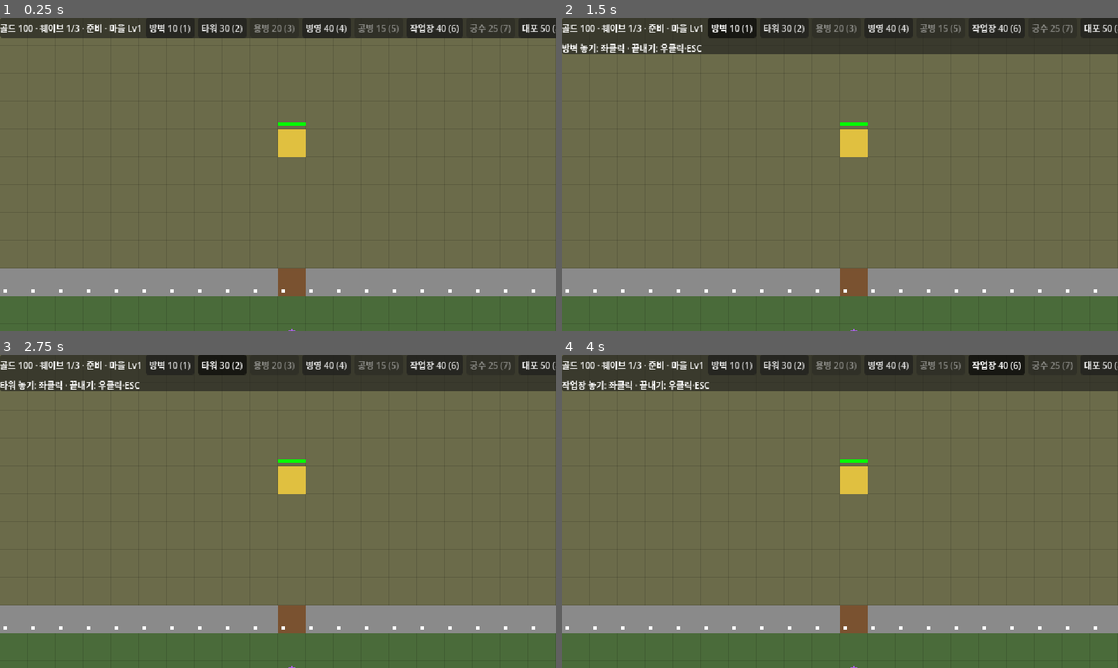
Above: before the commit, frames 1-4 (two rows, left to right).
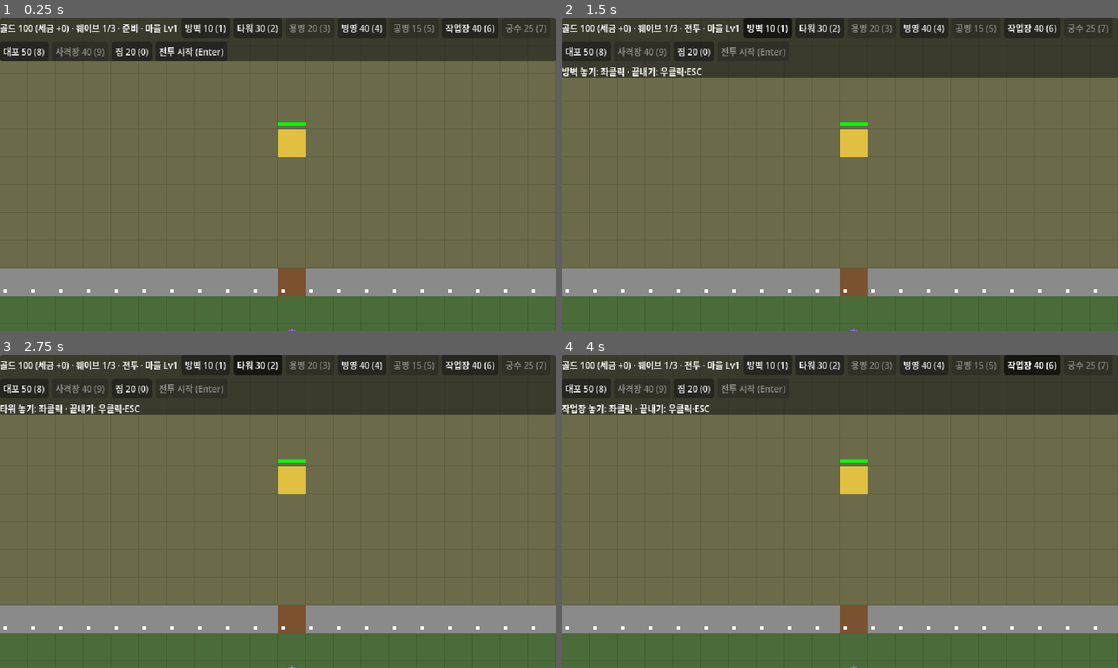
Above: after the commit, the same moments.

Repository: h102-log/td-proj
Game: Godot game, scene res://src/main.tscn
The game is run twice, just before and just after one commit, with the same random seed, the same clock (stepped at 60 frames per second) and the same inputs.
Inputs (mouse positions are in pixels of both pictures, inside the frame that each line leads up to):
- Up to frame 1 (0.25 s): no input
- Up to frame 2 (1.5 s): click (751, 52) at 0.5 s, where only the run after the commit has a clickable "전투 시작 (Enter)"; click "방벽 10 (1)" at 1.25 s
- Up to frame 3 (2.75 s): click "타워 30 (2)" at 2 s
- Up to frame 4 (4 s): click "병영 40 (4)" at 2.75 s; click "작업장 40 (6)" at 3.5 s

The runs differ from the first frame. In frame 1, 8.7% of the frame differs, in the area x 0-100%, y 0-14%; in frame 2, 9.9%; in frame 3, 9.9%; in frame 4, 10%, in the area x 0-100%, y 0-20%.

Commit message:
플레이어가 마을에 집을 짓고, 웨이브가 끝나 준비 단계로 돌아올 때 집마다 세금을 걷는다. 마을 안 적은 집·생산 시설을 노린다 (WBS 2.23)
- S101 집은 플레이어가 마을에 짓는다(0 키, S103). 20골드·체력 80·짓는 시간 4초·세금 5, 마을에 6채까지(HOUSE_CAP). 수치는 임시값
- I46 세금은 전투가 끝나 준비 단계가 시작될 때 완성된 집 수 × 집당 세금. 첫 준비 단계와 미완성 집은 내지 않는다
- S102 파괴된 집만 세금이 끊긴다. 깎이기만 한 집은 다 낸다(S47의 «피해»를 파괴로 정함)
- I49 마을 안 적은 인식 범위 안의 집·생산 시설도 ① 공격 대상으로 삼는다
- S104 주민 연출: 완성된 집마다 점 하나가 집 둘레를 떠돈다. 시뮬레이션 상태 없이 시각으로 구한다
- S105 HUD 버튼 줄을 HFlowContainer로 바꿔 640px에서 두 줄로 넘어간다. I75 골드 옆에 다음 세금을 보인다
- 집을 플레이어가 짓게 되어 S43(마을에 집)·I1(집은 구조물)·S80(부서진 집은 잔해 대신 사라짐)·WBS 출시 범위를 고쳤다
- EV119~129 추가, EV65·EV100 해시 개정(S43 문장 변경, 측정 그대로). 대조표 앵커를 새 줄 번호로 옮겼다

Co-Authored-By: Claude Opus 5.5 <noreply@anthropic.com>
Claude-Session: https://claude.ai/code/session_01F6NiriVh6b2wP4iD1Ae4W6

Diff:
--- /dev/null
+++ b/data/structures/house.tres
@@ -0,0 +1,10 @@
+[gd_resource type="Resource" script_class="StructureDef" format=3]
+
+[ext_resource type="Script" path="res://src/data/structure_def.gd" id="1_house"]
+
+[resource]
+script = ExtResource("1_house")
+cost = 20
+hp = 80.0
+build_time = 4.0
+tax = 5
--- a/src/data/structure_def.gd
+++ b/src/data/structure_def.gd
@@ -1,7 +1,7 @@
 class_name StructureDef
 extends Resource
 # 구조물 종류 하나의 수치(S31). data/structures/<종류>.tres, 파일 이름이 종류 이름이다(I66)
-# 방벽·타워·대포·생산 시설을 한 형식으로 둔다. produces가 비어 있지 않으면 생산 시설이라 마을 안에만 짓는다(S43)
+# 방벽·타워·대포·생산 시설·집을 한 형식으로 둔다. produces가 비어 있지 않거나(생산 시설) tax가 있으면(집) 마을 안에만 짓는다(S43)
 # ponytail: 골드(cost)는 임시값이다(사용자 2026-10-12: 방벽 10·타워 30). 시설 비용·체력·build_time도 임시값
 
 @export var cost := 0
@@ -13,3 +13,4 @@
 @export var splash := 0.0  # 범위 피해 반경(칸). 맞은 적에서 이 거리 안의 적도 같은 피해를 입는다(대포, S90)
 @export var produces: Array[String] = []  # 생산 시설이면 파는 용병 종류들. 첫째가 기본이다(S20, S87)
 @export var village_level := 1  # 이 마을 레벨부터 짓는다(S99)
+@export var tax := 0  # 집이면 준비 단계마다 내는 세금(S101, I46)
--- a/src/sim/battle.gd
+++ b/src/sim/battle.gd
@@ -16,6 +16,7 @@
 	"buff_radius": 3.0, "buff_mult": 1.5, "buff_time": 5.0, "buff_gap": 20.0}
 const VILLAGE_UP := [60]  # 마을 레벨 n→n+1 비용(S99). 길이+1이 최대 레벨이다. 임시값(Claude 예시, 사용자 2026-10-13 수락)
 const MERC_CAP := 10  # 배치 상한 기본값(S25). 임시값(사용자 2026-10-13), 스테이지의 merc_cap이 덮어쓴다
+const HOUSE_CAP := 6  # 마을에 지을 수 있는 집 수(S101). 임시값(사용자 2026-10-13)
 const SPAWN_GAP := 1.0  # 웨이브 안에서 적이 나오는 간격(초)
 const REACH := 1.0      # 적이 막힌 칸·거점·유닛을 칠 수 있는 거리(중심 사이). 옆 칸 중심까지가 1이다
 const UNIT_WALL_K := 1e6  # 유닛 경로의 막힌 칸 비용 배율. 돌아갈 길이 있으면 막힌 칸(닫힌 성문 포함, I42)을 지나지 않는다
@@ -44,6 +45,7 @@
 	var paid := 0  # 지을 때 낸 골드. 판매 환불의 기준(S69)
 	var produces := []  # 생산 시설이면 파는 용병 kind들. 첫째가 기본이다(S20, S87)
 	var rally: Vector2i  # 생산 시설의 집결 지점(S21)
+	var tax := 0  # 집이면 준비 단계마다 내는 세금(S101)
 	var progress := 1.0  # 건설 진행률(0~1). 1 미만이면 미완성이다(I62)
 	var full: float  # 다 지었을 때의 체력. 옮겨 다시 짓는 대포는 옮기기 전 체력이다(I74)
 	var build_time := 1.0  # 전투 중 짓는 데 드는 시간(초)
@@ -263,6 +265,8 @@
 	if state == "battle" and _queue.is_empty() and enemies.is_empty():
 		wave_index += 1
 		state = "won" if wave_index >= waves.size() else "prep"
+		if state == "prep":
+			gold += tax()
 		for s in structures.values() + castle.values():  # 하던 건설·철거·업그레이드는 그 상태로 멈춘다(I19, I68)
 			_release(s)
 		if state == "prep" and revive and hero and not hero.alive:
@@ -296,6 +300,10 @@
 	enemies.append(e)
 	enemy_spawned.emit(e)
 	return e
+
+# 준비 단계가 시작될 때 걷는 세금: 완성된 집의 세금 합이다. 미완성·부서진·팔린 집은 내지 않는다(I46, S102)
+func tax() -> int:
+	return structures.values().reduce(func(n, s): return n + (s.tax if s.complete else 0), 0)
 
 # 준비 단계에만 골드를 내고 마을 레벨을 하나 올린다(S99, I47). 최대 레벨이거나 골드가 모자라면 거부한다
 func raise_village() -> bool:
@@ -416,7 +424,7 @@
 	if state not in ["prep", "battle"] or not _buildable(kind, cell) or STRUCTURE_KINDS[kind].village_level > village_level:
 		return null
 	var stats: Dictionary = STRUCTURE_KINDS[kind].merged(overrides, true)
-	if gold < stats.cost:
+	if gold < stats.cost or (stats.tax > 0 and structures.values().filter(func(s): return s.tax > 0).size() >= HOUSE_CAP):  # 집 상한(S101)
 		return null
 	var engineer = _idle_engineer(cell) if state == "battle" else null
 	if state == "battle" and not engineer:
@@ -438,7 +446,7 @@
 	_repath = true
 	return s
 
-# 빈 칸(구조물·거점·유닛·적이 없는 맵 안 칸, I24)이다. 생산 시설은 마을 안, 나머지는 마을 밖이고,
+# 빈 칸(구조물·거점·유닛·적이 없는 맵 안 칸, I24)이다. 생산 시설·집은 마을 안, 나머지는 마을 밖이고,
 # 성곽 칸에는 대포만 성벽 칸(성문 제외)에 짓는다(S43, I72)
 func _buildable(kind: String, cell: Vector2i) -> bool:
 	if not grid.is_in_boundsv(cell) or structures.has(cell) or cell == base.cell:
@@ -447,7 +455,8 @@
 		return false
 	if (units + enemies).any(func(u): return Vector2i(u.pos.round()) == cell):
 		return false
-	return village.has_point(cell) != STRUCTURE_KINDS[kind].produces.is_empty()
+	var def: Dictionary = STRUCTURE_KINDS[kind]
+	return village.has_point(cell) == (not def.produces.is_empty() or def.tax > 0)
 
 func structure_at(cell: Vector2i):
 	return structures.get(cell)
@@ -742,7 +751,7 @@
 	e.path = grid.get_id_path(Vector2i(e.pos.round()), e.goal, true)
 
 # 적이 지금 노리는 것(S4): ① 인식 범위 안이나 몸이 닿은 가장 가까운 유닛(영웅·용병) → ② 살아 있는 반격 대상 → ③④ 거점.
-# 들판의 구조물은 ①이 아니다(I7). 쏘지 않는 구조물은 attacker가 되지 않는다(_fire). 반격 대상이 부서지면 ②가 끝난다(I8)
+# 마을 안의 적에게는 인식 범위 안의 마을 구조물(집·생산 시설, S43)도 ①이다(I49). 들판의 구조물은 ①이 아니다(I7). 쏘지 않는 구조물은 attacker가 되지 않는다(_fire). 반격 대상이 부서지면 ②가 끝난다(I8)
 func _target_of(e: Enemy):
 	var best = null
 	var best_d := INF
@@ -753,6 +762,12 @@
 		if d < best_d and ((d <= e.sight and not m.on_wall) or d <= e.radius + m.radius + 0.01):
 			best = m
 			best_d = d
+	if village.has_point(Vector2i(e.pos.round())):
+		for s in structures.values():
+			var d := e.pos.distance_to(Vector2(s.cell))
+			if d < best_d and d <= e.sight:
+				best = s
+				best_d = d
 	if best:
 		return best
 	if e.attacker and e.attacker.alive:
--- a/src/ui/battle_view.gd
+++ b/src/ui/battle_view.gd
@@ -8,6 +8,7 @@
 	"wall": Color("5a5a5a"), "tower": Color("3060b0"), "enemy": Color("d04040"), "merc": Color("50a0f0"),
 	"hero": Color("b060f0"), "village": Color("6b6b4a"), "barracks": Color("a06a30"),
 	"workshop": Color("308080"), "engineer": Color("f0a030"), "archer": Color("60d0a0"), "cannon": Color("303060"), "archery": Color("40a070"),
+	"house": Color("b08060"), "resident": Color("f0e0b0"),
 }
 
 var battle
@@ -41,6 +42,8 @@
 		draw_rect(_rect(c).grow(-3), COLORS.spawn, false, 2.0)
 	var base = battle.base
 	draw_rect(_rect(base.cell), COLORS.base)
+	for p in residents(battle, Time.get_ticks_msec() / 1000.0):
+		draw_circle(_center(p), CELL * 0.15, COLORS.resident)
 	_hp_bar(Vector2(base.cell), base)
 	# 구조물·성곽은 깎였을 때만 체력 막대를 그린다(성곽 칸이 많아서). V로 켜면 구조물은 늘 그린다(S73, I59)
 	for b in battle.castle.values() + battle.structures.values():
@@ -88,6 +91,18 @@
 	draw_rect(bar, Color.BLACK)
 	draw_rect(Rect2(bar.position, Vector2(CELL * b.hp / b.max_hp, 2)), Color.GREEN)
 
+# t초 때 주민 위치(칸 단위). 완성된 집마다 하나가 집 둘레 1.5칸 안을 떠돌고, 마을 밖으로는 나가지 않는다(S104)
+# 연출이라 시뮬레이션에 상태를 두지 않고 시각으로 구한다(I46)
+static func residents(b, t: float) -> Array:
+	var lo := Vector2(b.village.position)
+	var hi := Vector2(b.village.end - Vector2i.ONE)
+	var out := []
+	for s in b.structures.values():
+		if s.tax > 0 and s.complete:
+			var k := float(s.cell.x * 7 + s.cell.y * 13)  # 집마다 다른 위상
+			out.append((Vector2(s.cell) + Vector2(sin(t * 0.7 + k), sin(t * 0.5 + k * 1.3)) * 1.5).clamp(lo, hi))
+	return out
+
 # 유닛·적은 pos, 구조물·성곽·거점은 cell로 자리를 갖는다
 func _pos_of(x) -> Vector2:
 	var p = x.get("pos")
--- a/src/ui/controls.gd
+++ b/src/ui/controls.gd
@@ -5,13 +5,13 @@
 # 준비 단계의 좌클릭·좌드래그는 판매 후보도 정한다(S70, I57). 좌클릭한 용병은 고른 상태도 된다
 # 전투 단계의 좌클릭·좌드래그는 철거·취소·이어 짓기 후보(picked)를 정한다(S74, S83)
 # Q: 영웅 스킬 · W: 스킬 2 아군 버프(S84) (I10) · A: 고른 용병의 이동 방식 전환(S35) · H: 홀드 전환(S36) (A·H는 사용자 2026-10-12) · V: 체력바 표시 전환(S73)
-# 1 방벽 · 2 타워 · 3 용병 · 4 병영 · 5 공병 · 6 작업장 · 7 궁수(I71) · 8 대포(S92) · 9 사격장(S98): 놓기 모드. 그동안 좌클릭은 그 칸에 짓거나 놓고, 우클릭·ESC는 모드를 끝낸다(사용자 2026-10-12)
+# 1 방벽 · 2 타워 · 3 용병 · 4 병영 · 5 공병 · 6 작업장 · 7 궁수(I71) · 8 대포(S92) · 9 사격장(S98) · 0 집(S103): 놓기 모드. 그동안 좌클릭은 그 칸에 짓거나 놓고, 우클릭·ESC는 모드를 끝낸다(사용자 2026-10-12)
 # 전투 단계엔 구조물만 짓는다(공병이 가서 짓는다, S22). 단계가 바뀌면 모드가 끝난다
 # 옮길 대포(moving)가 있으면 다음 좌클릭한 칸으로 옮기고(S91), 우클릭·ESC·단계 변경은 옮기기를 그만둔다
 
 # ponytail: 맵 px 기준이라 줌에 따라 화면에서 느끼는 거리가 달라진다. 거슬리면 화면 px로 잰다
 const CLICK_SLOP := 4.0  # 이보다 덜 끌고 떼면 클릭이다(맵 px)
-const PLACE_KEYS := {KEY_1: "wall", KEY_2: "tower", KEY_3: "soldier", KEY_4: "barracks", KEY_5: "engineer", KEY_6: "workshop", KEY_7: "archer", KEY_8: "cannon", KEY_9: "archery"}
+const PLACE_KEYS := {KEY_1: "wall", KEY_2: "tower", KEY_3: "soldier", KEY_4: "barracks", KEY_5: "engineer", KEY_6: "workshop", KEY_7: "archer", KEY_8: "cannon", KEY_9: "archery", KEY_0: "house"}
 
 var battle
 var cell_px: int
--- a/src/ui/hud.gd
+++ b/src/ui/hud.gd
@@ -1,10 +1,10 @@
 extends CanvasLayer
-# 골드·웨이브·단계를 보이고, 놓기 모드·«전투 시작»(I13) 버튼과 판이 끝난 뒤의 결과·«재시작»(S29)을 둔다.
+# 골드·다음 세금(I75)·웨이브·단계를 보이고, 놓기 모드·«전투 시작»(I13) 버튼과 판이 끝난 뒤의 결과·«재시작»(S29)을 둔다.
 # 판매 후보가 있으면 그 옆에 판매 버튼을 띄운다(S70, I58). 전투 단계에 생산 시설을 고르면 그 옆에 파는 용병마다 구매 버튼을 띄운다(S81, I61, I71).
 # 고른 구조물에 따라 같은 자리에 철거(S74)·이어 짓기·취소(전투 단계)와 완성(준비 단계) 버튼도 띄운다(S83). 대포면 옮기기(S91)도 띄운다.
 # 성곽 칸을 고르면 같은 자리에 성문 열기·닫기(S85)와 업그레이드(S86) 버튼을 띄운다. 거점을 고르면 마을 레벨 올리기(S100) 버튼을 띄운다.
 
-const NAMES := {"wall": "방벽", "tower": "타워", "soldier": "용병", "barracks": "병영", "engineer": "공병", "workshop": "작업장", "archer": "궁수", "cannon": "대포", "archery": "사격장"}
+const NAMES := {"wall": "방벽", "tower": "타워", "soldier": "용병", "barracks": "병영", "engineer": "공병", "workshop": "작업장", "archer": "궁수", "cannon": "대포", "archery": "사격장", "house": "집"}
 const STATES := {"prep": "준비", "battle": "전투", "won": "승리", "lost": "패배"}
 
 var battle
@@ -39,10 +39,11 @@
 	root.theme.default_font_size = 10
 	add_child(root)
 	var bar := PanelContainer.new()
+	bar.set_anchors_preset(Control.PRESET_TOP_WIDE)  # 화면 너비에 맞춰 버튼 줄이 줄바꿈된다(S105)
 	root.add_child(bar)
 	var col := VBoxContainer.new()
 	bar.add_child(col)
-	var row := HBoxContainer.new()
+	var row := HFlowContainer.new()
 	col.add_child(row)
 	row.add_child(_info)
 	var costs: Dictionary = battle.STRUCTURE_KINDS.merged(battle.MERC_KINDS)
@@ -77,7 +78,7 @@
 func _process(_delta: float) -> void:
 	var prep: bool = battle.state == "prep"
 	var n: int = battle.waves.size()
-	_info.text = "골드 %d · 웨이브 %d/%d · %s · 마을 Lv%d" % [battle.gold, mini(battle.wave_index + 1, n), n, STATES[battle.state], battle.village_level]
+	_info.text = "골드 %d (세금 +%d) · 웨이브 %d/%d · %s · 마을 Lv%d" % [battle.gold, battle.tax(), mini(battle.wave_index + 1, n), n, STATES[battle.state], battle.village_level]
 	for kind in _place:
 		_place[kind].disabled = not (prep or (battle.state == "battle" and kind in battle.STRUCTURE_KINDS))
 		# 마을 레벨이 모자란 시설(S99)과, 준비 단계에 시설이 없어 못 사는 용병(S50)
--- /dev/null
+++ b/tests/eval/gd/house.gd
@@ -0,0 +1,151 @@
+extends "res://tests/eval/gd/lib.gd"
+# WBS 2.23 주민 집과 세금(S43·S101~S104·I46·I49). lib.gd·village.gd 머리의 계약에 더하는 API:
+#   구조물 kind "house"(집) · STRUCTURE_KINDS.house.tax — 집 하나가 준비 단계마다 내는 세금
+#   Battle.HOUSE_CAP — 마을에 지을 수 있는 집 수
+#   BattleView(res://src/ui/battle_view.gd).residents(battle, t: float) -> Array — t초 때 그리는 주민 위치들(칸 단위, Vector2)
+#   단축키: 0 집 놓기
+
+const H1 := Vector2i(10, 3)  # 마을 칸
+const H2 := Vector2i(14, 3)
+const OUT := Vector2i(15, 12)  # 들판 칸
+
+# 마을은 위쪽 0~5행. 웨이브마다 적 1마리이고, 웨이브 1이 끝나면 준비 단계로 돌아온다
+func _battle(over := {}):
+	var stage := {"village": Rect2i(0, 0, 30, 6), "base_hp": BIG, "waves": [[{"kind": "basic", "count": 1}], [{"kind": "basic", "count": 1}]]}
+	stage.merge(over, true)
+	return battle(stage)
+
+func _key(c, key: int) -> void:
+	var ev := InputEventKey.new()
+	ev.keycode = key
+	ev.pressed = true
+	c.handle(ev)
+
+# 웨이브 하나를 끝내고 준비 단계에서 늘어난 골드. 끝나지 않으면 null
+func _wave_income(b):
+	var gold0: int = b.gold
+	b.start_battle()
+	if not clear_wave(b) or b.state != "prep":
+		return null
+	return b.gold - gold0
+
+# EV119 · S43: 집은 들판에 짓지 못하고 마을에 짓는다
+func ev119():
+	var b = _battle()
+	var gold0: int = b.gold
+	if b.build("house", OUT) != null or b.gold != gold0:
+		return "들판에 집이 지어졌다(골드 %d → %d)" % [gold0, b.gold]
+	var h = b.build("house", H1)
+	return check(h != null and h.complete, "마을 칸에 집이 지어지지 않았다(%s)" % [h])
+
+# EV120 · S101: 상한만큼 지은 뒤 한 채 더는 거부된다
+func ev120():
+	var b = _battle()
+	for i in b.HOUSE_CAP:
+		if b.build("house", Vector2i(2 + i * 2, 1)) == null:
+			return "%d채째 집을 짓지 못했다" % (i + 1)
+	var gold0: int = b.gold
+	return check(b.build("house", H1) == null and b.gold == gold0, "상한 %d채를 넘어 지어졌다(골드 %d → %d)" % [b.HOUSE_CAP, gold0, b.gold])
+
+# EV121 · I46: 완성된 집 2채면 웨이브가 끝날 때 세금 2채분이 들어온다
+func ev121():
+	var b = _battle()
+	b.build("house", H1)
+	b.build("house", H2)
+	var got = _wave_income(b)
+	var want: int = b.ENEMY_KINDS.basic.reward + 2 * b.STRUCTURE_KINDS.house.tax
+	return check(got == want, "늘어난 골드 %s, 기대 %d" % [got, want])
+
+# EV122 · I46: 미완성 집은 세금을 내지 않는다
+func ev122():
+	var b = _battle()
+	b.place_merc("engineer", Vector2i(28, 18))  # 멀리 둬서 웨이브가 끝나기 전에 다 짓지 못한다
+	b.start_battle()
+	var h = b.build("house", H1)
+	if h == null or h.complete:
+		return "전투 중에 미완성 집이 놓이지 않았다(%s)" % [h]
+	var gold0: int = b.gold
+	if not clear_wave(b) or b.state != "prep" or h.complete:
+		return "웨이브가 끝나지 않았거나 집이 다 지어졌다(%s, 완성 %s)" % [b.state, h.complete]
+	var want: int = gold0 + b.ENEMY_KINDS.basic.reward
+	return check(b.gold == want, "골드 %d, 기대 %d" % [b.gold, want])
+
+# EV123 · S102: 파괴된 집은 세금이 끊기고, 깎이기만 한 집은 다 낸다
+func ev123():
+	var b = _battle()
+	var dead = b.build("house", H1)
+	var hurt = b.build("house", H2)
+	b.start_battle()
+	b.damage(dead, BIG)
+	b.damage(hurt, hurt.max_hp / 2.0)
+	var gold0: int = b.gold
+	if not clear_wave(b) or b.state != "prep":
+		return "웨이브가 끝나지 않았다(%s)" % b.state
+	var want: int = gold0 + b.ENEMY_KINDS.basic.reward + b.STRUCTURE_KINDS.house.tax
+	return check(b.gold == want, "골드 %d, 기대 %d" % [b.gold, want])
+
+# EV124 · S103: 전투 중에는 공병이 가서 시간을 들여 짓는다
+func ev124():
+	var b = _battle({"waves": [[{"kind": "basic", "count": 1000}]]})
+	b.place_merc("engineer", Vector2i(10, 7))
+	b.start_battle()
+	var h = b.build("house", H1)
+	if h == null or h.complete:
+		return "전투 중에 지은 집이 미완성이 아니다(%s)" % [h]
+	var done := run(b, 30.0, func():
+		kill_all(b)
+		return h.complete)
+	return check(done, "공병이 집을 다 짓지 못했다(진행률 %.2f)" % h.progress)
+
+# EV125 · S103: 0 키 뒤 마을 칸을 좌클릭하면 집이 지어진다
+func ev125():
+	var b = _battle()
+	var c = controls(b)
+	_key(c, KEY_0)
+	click(c, MOUSE_BUTTON_LEFT, px(H1))
+	var s = b.structure_at(H1)
+	return check(s != null and s.kind == "house", "0 키 뒤 좌클릭한 칸 %s(놓기 모드 %s)" % [s, c.placing])
+
+# 마을 안 (5,4)의 적이 인식 범위(3칸) 안 (5,1)의 kind를 치나. 거점은 오른쪽 아래 들판이라 길이 그 칸을 지나지 않는다
+func _hits_in_village(kind: String) -> String:
+	var b = _battle()
+	var s = b.build(kind, Vector2i(5, 1))
+	b.spawn_enemy("basic", Vector2i(5, 4), {"hp": BIG})
+	if not run(b, 10.0, func(): return s.hp < s.max_hp):
+		return "마을 안 적이 인식 범위 안의 %s을 치지 않았다" % kind
+	return check(b.base.hp == b.base.max_hp, "거점 체력이 깎였다")
+
+# EV126 · I49: 마을 안 적은 인식 범위 안의 집을 친다
+func ev126():
+	return _hits_in_village("house")
+
+# EV127 · I49: 마을 안 적은 인식 범위 안의 생산 시설을 친다
+func ev127():
+	return _hits_in_village("barracks")
+
+# EV128 · I49: 들판의 적은 인식 범위 안의 마을 집을 치지 않는다
+func ev128():
+	var b = _battle()
+	var h = b.build("house", Vector2i(10, 5))  # 마을 맨 아래 줄
+	var e = b.spawn_enemy("basic", Vector2i(10, 7), {"hp": BIG})  # 들판, 집에서 2칸
+	if not run(b, 60.0, func(): return at_base(b, e)):
+		return "적이 거점에 닿지 않았다"
+	return check(h.hp == h.max_hp, "들판의 적이 집을 쳤다(체력 %.1f)" % h.hp)
+
+# EV129 · S104: 완성된 집마다 주민 하나, 시간이 지나면 움직이고, 늘 마을 안이다
+func ev129():
+	var b = _battle()
+	b.build("house", H1)
+	b.build("house", H2)
+	var view = load("res://src/ui/battle_view.gd")
+	var a: Array = view.residents(b, 0.0)
+	var z: Array = view.residents(b, 3.0)
+	if a.size() != 2 or z.size() != 2:
+		return "주민 수가 %d·%d다" % [a.size(), z.size()]
+	if a == z:
+		return "3초 뒤에도 주민이 그 자리다"
+	for i in 120:
+		for p in view.residents(b, i * 0.5):
+			if not b.village.has_point(Vector2i(p.round())):
+				return "%.1f초에 주민 %s가 마을 밖이다" % [i * 0.5, p]
+	return ""
Not shown, added: tests/eval/gd/house.gd.uid
Not shown, changed: .specgate-eval.lock
Not shown, changed: EVAL.md
Not shown, changed: SPEC.md
Not shown, changed: WBS.md
Not shown, added: tests/eval/test_house.py
